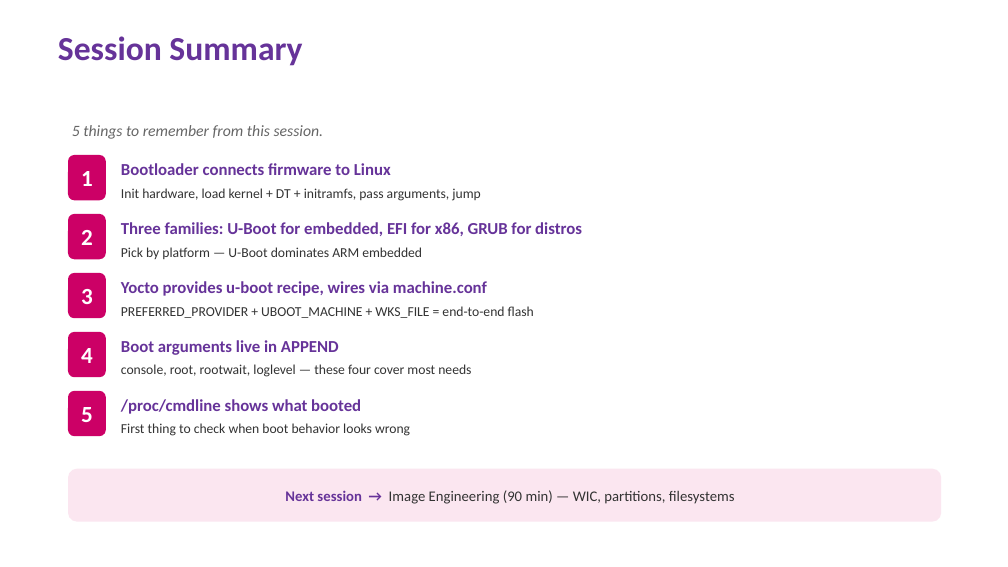
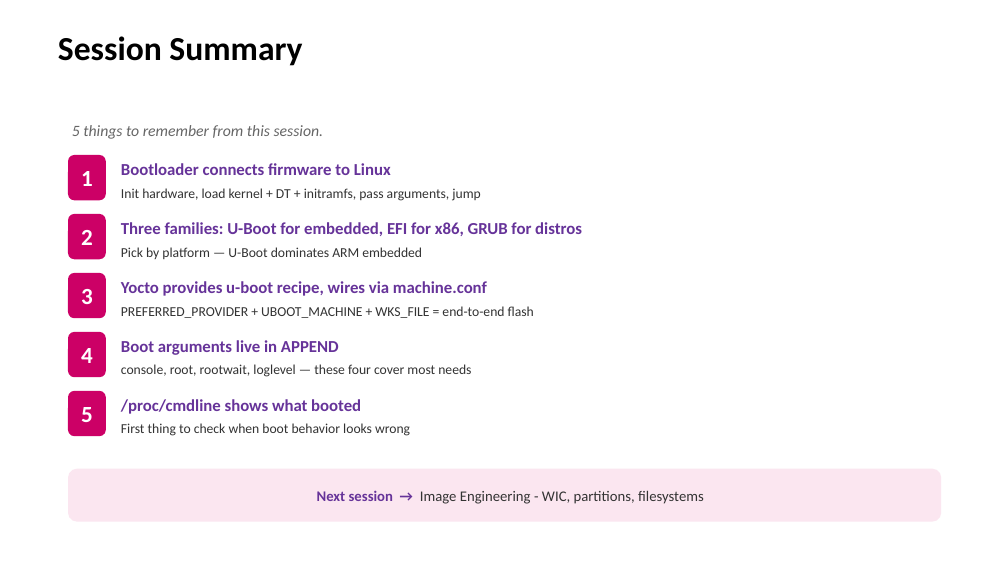
Before and after one commit to EmertxeInfoTech/Allegion-Training-Materials, a slide deck: slide 8 of yocto_training_all_session_decks/session_decks/D3S4_Bootloader.pptx. Drawn at 1008x567 pixels with LibreOffice and Linux fonts; fonts in the diff are those of the drawing; background and template pictures are left out. Boxes give left, top, right and bottom in pixels: in the first picture for what was removed or moved away, otherwise in the second. Text is boxed around its words. In the diff, an @@ line names an element or a change of style, - is before the commit and + after.

```diff
--- a/yocto_training_all_session_decks/session_decks/D3S4_Bootloader.pptx
+++ b/yocto_training_all_session_decks/session_decks/D3S4_Bootloader.pptx
@@ title "Session Summary" at bbox=[58, 36, 302, 66]: text colour #663399 to #000000 @@
@@ text in rounded rectangle at bbox=[317, 490, 704, 504]: text changed @@
-Next session → Image Engineering (90 min) — WIC, partitions, filesystems
+Next session → Image Engineering - WIC, partitions, filesystems
```
Also in this commit, not shown: 7 other slides changed, 6 other files.
